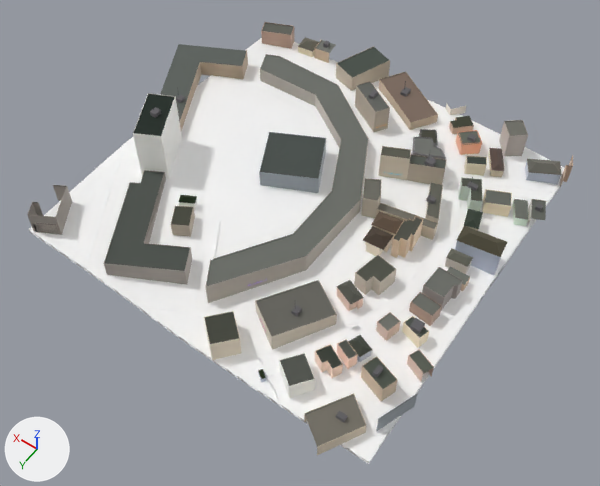
The glTF model public/tiles/0/-8_-10.glb as it was, and as the next commit left it.
Both versions are drawn from a camera (50 mm lens) standing at (-2124.0, 2730.0, 516.0) and looking at (-1931.0, 2460.0, 92.0). The axes (+X, +Y, +Z) are drawn at lower left. The lights are the same throughout. The older version comes first. Where no turn or scale is listed for an object, it has been applied to the vertices. Vertices at exactly the same position are counted once.

The older version as bpy lines, for what is in view:
```python
me_t0__8__10 = bpy.data.meshes.new('t0_-8_-10')
me_t0__8__10.from_pydata(...)  # 9554 vertices, 14575 faces; spans x -148.0..148.0, y -142.0..142.0, z -32.0..32.0
me_t0__8__10.materials.append(mat_terrain)
me_t0__8__10.materials.append(mat_mark_a)
me_t0__8__10.materials.append(mat_asphalt)
me_t0__8__10.materials.append(mat_pavement)
me_t0__8__10.materials.append(mat_curb)
me_t0__8__10.materials.append(mat_sidewalk)
me_t0__8__10.materials.append(mat_water)
me_t0__8__10.materials.append(mat_grass)
me_t0__8__10.materials.append(mat_shop)
me_t0__8__10.materials.append(mat_facade)
me_t0__8__10.materials.append(mat_wall)
me_t0__8__10.materials.append(mat_facade_house)
me_t0__8__10.materials.append(mat_roof)
me_t0__8__10.materials.append(mat_neon)
me_t0__8__10.materials.append(mat_facade_modern)
me_t0__8__10.materials.append(mat_facade_tuff)
ob_t0__8__10 = bpy.data.objects.new('t0_-8_-10', me_t0__8__10)
ob_t0__8__10.location = (-1906.8, 2430.8, 122.1)
```
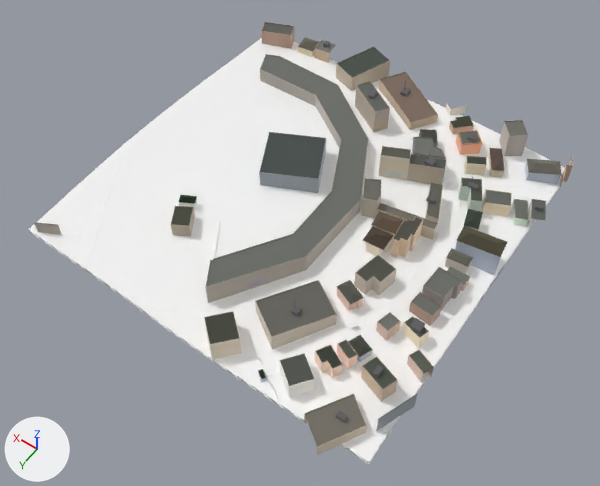
Where the newer file only moved an object's origin or applied its transform, the numbers keep the older frame.

Boxes (x1, y1, x2, y2) around the edits, measured in the pictures (600 x 486 px; the box of a moved part takes in the faces that stretch with it):
't0_-8_-10', reshaped: before (27, 22, 573, 464); after (29, 22, 573, 464)
part 1 of me_t0__8__10, deleted: before (104, 44, 248, 285)
part 2 of me_t0__8__10, moved or reshaped: before (27, 89, 552, 455); after (41, 89, 552, 455)

Edits to the bpy script that builds the scene:
```text
Change me_t0__8__10:
    used by ob_t0__8__10; location = (-1906.8, 2430.8, 122.1)
    remove me_t0__8__10.from_pydata(...)  # 9554 vertices, 14575 faces; spans x -148.0..148.0, y -142.0..142.0, z -32.0..32.0
    add me_t0__8__10.from_pydata(...)  # 9276 vertices, 14231 faces; spans x -148.0..116.0, y -142.0..142.0, z -32.0..8.0
    me_t0__8__10 part 1: 10 loose pieces with 226 vertices, spanning x 9.0..148.0, y -80.0..124.0, z -23.0..32.0, are deleted
    me_t0__8__10 part 2
    71 vertices are removed from x -107.0..116.0, y -105.0..128.0, z -25.0..1.0
    303 faces are deleted
    6 vertices move within x -107.0..-64.0, y -82.0..76.0, z -24.0..-7.0
    17 vertices are added at x -107.0..99.0, y -106.0..93.0, z -24.0..-7.0
    64 new faces join them, mat_terrain
    3 new faces join them, mat_mark_a
    30 new faces join them, mat_asphalt
    80 new faces join them, mat_pavement
    35 new faces join them, mat_curb
    3 new faces join them, mat_sidewalk
    1 new face joins them, mat_facade
    12 new faces join them, mat_wall
    6 new faces join them, mat_facade_house
    6 new faces join them, mat_roof
    other edits to the shape of me_t0__8__10 do not show in these pictures
    remove me_t0__8__10.materials.append(mat_facade_modern)
```
